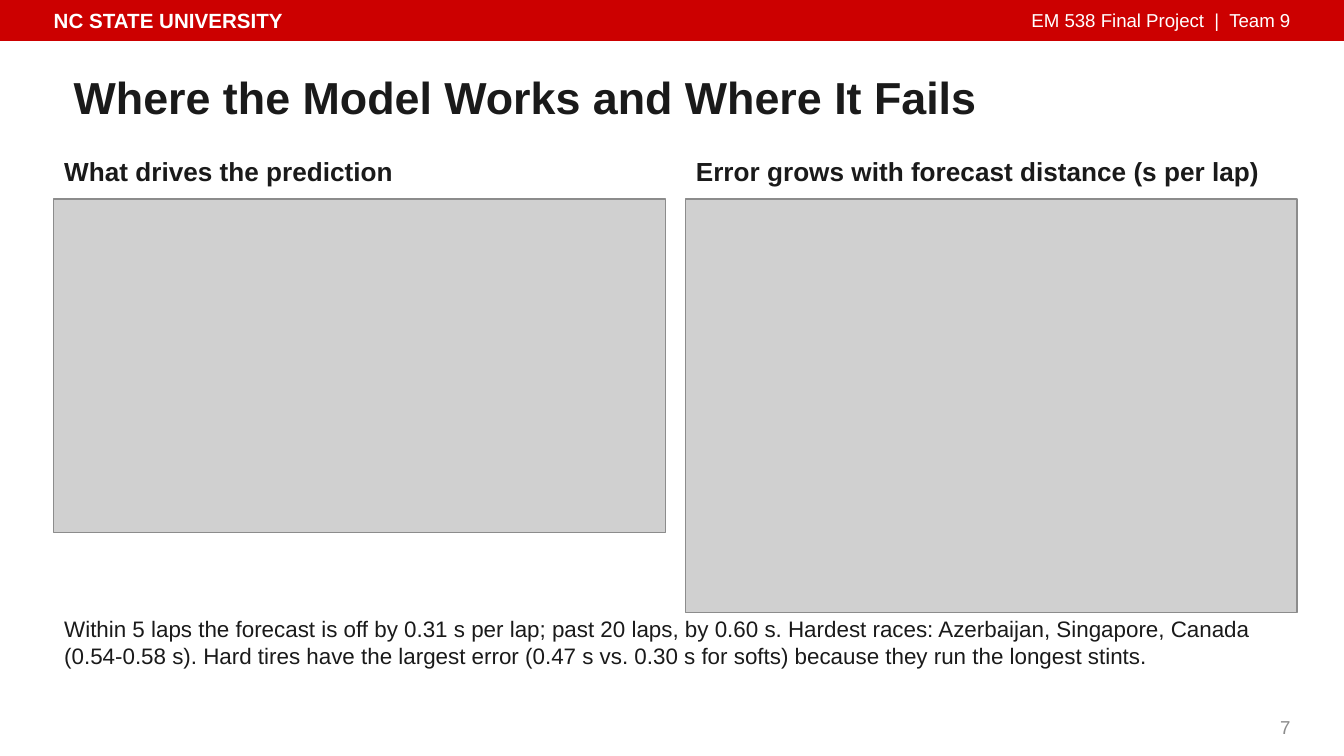
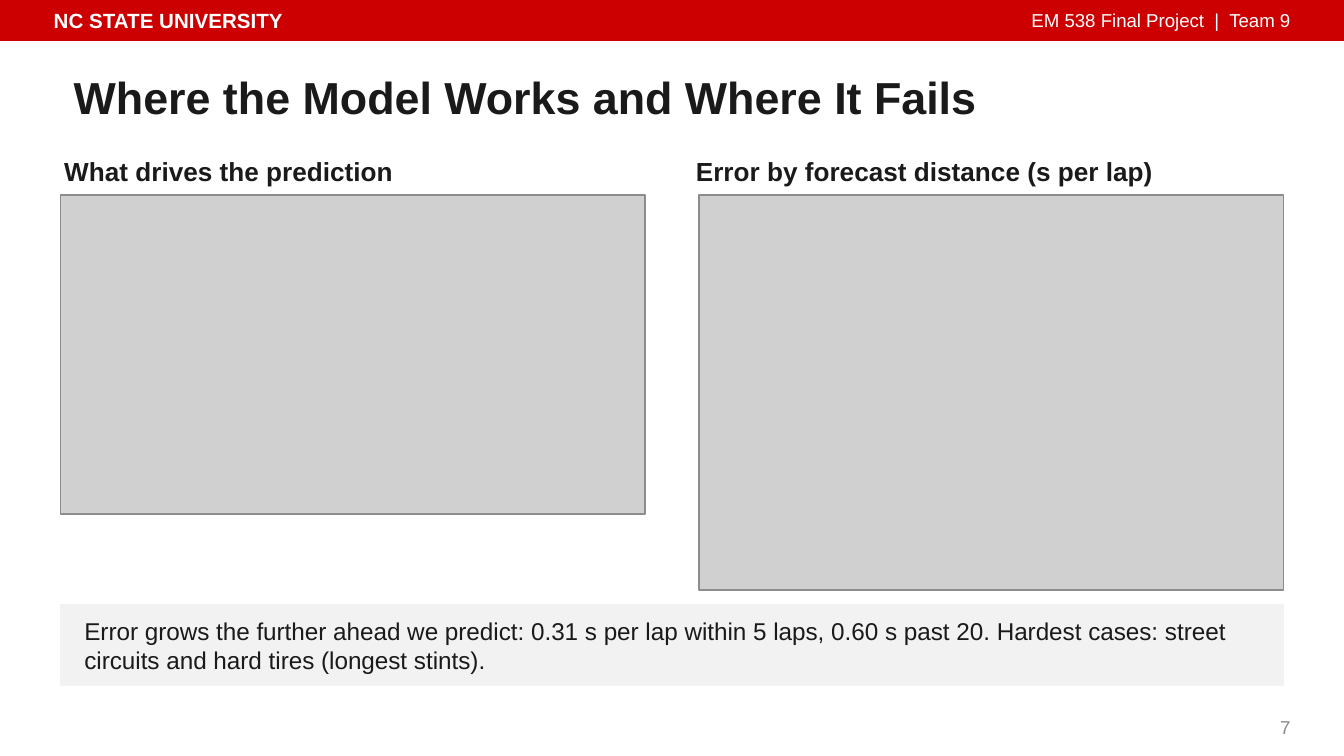
Before and after one commit to isaiahnick/f1-tire-degradation, a slide deck: slide 7 of reports/presentation/PitWall_Final_Presentation.pptx. Drawn at 1344x756 pixels with LibreOffice and Linux fonts; fonts in the diff are those of the drawing; grey boxes stand for pictures. Boxes give left, top, right and bottom in pixels: in the first picture for what was removed or moved away, otherwise in the second. Text is boxed around its words. In the diff, an @@ line names an element or a change of style, - is before the commit and + after.

```diff
--- a/reports/presentation/PitWall_Final_Presentation.pptx
+++ b/reports/presentation/PitWall_Final_Presentation.pptx
@@ text at box(696, 162, 1153, 187): text changed @@
-Error grows with forecast distance (s per lap)
+Error by forecast distance (s per lap)
@@ picture: place and size @@
-picture at box(54, 199, 665, 532)
+picture at box(60, 195, 645, 513)
@@ picture: place and size @@
-picture at box(685, 199, 1297, 613)
+picture at box(699, 195, 1284, 590)
@@ rectangle added at box(60, 605, 1284, 685), fill #F2F2F2, outline #F2F2F2 1 pt @@
@@ text "Error grows the further ahead ..." at box(84, 622, 1226, 674): vertical alignment top to middle @@
@@ text at box(84, 622, 1226, 674): text changed; size 12 to 13 pt @@
-Within 5 laps the forecast is off by 0.31 s per lap; past 20 laps, by 0.60 s. Hardest races: Azerbaijan, Singapore, Canada (0.54-0.58 s). Hard tires have the largest error (0.47 s vs. 0.30 s for softs) because they run the longest stints.
+Error grows the further ahead we predict: 0.31 s per lap within 5 laps, 0.60 s past 20. Hardest cases: street circuits and hard tires (longest stints).
```
Also in this commit, not shown: 6 other slides changed, 1 other file.
